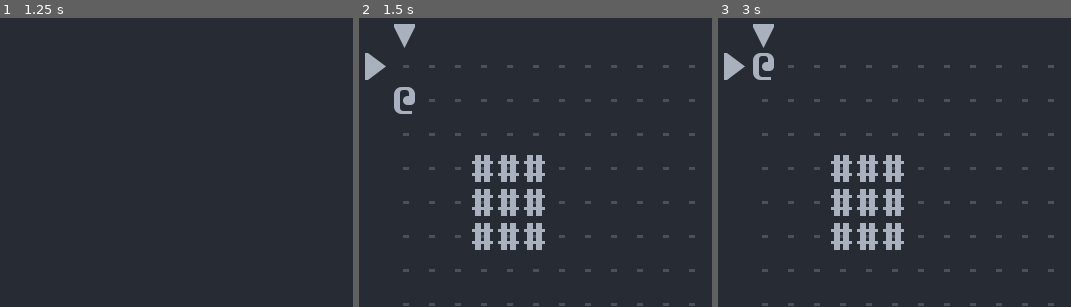
Above: before the commit, frames 1-3 (left to right).
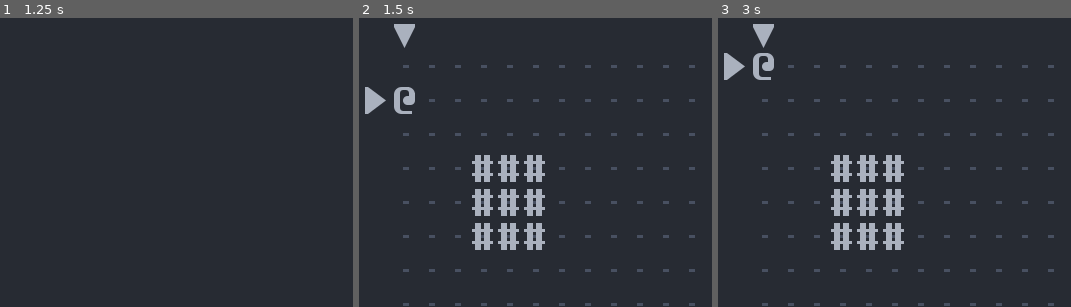
Above: after the commit, the same moments.

Repository: Bozar/OneMoreLevel
Game: Godot game, scene res://scene/main/MainScene.tscn
Same seed, same stepped clock (60 frames per second), same inputs: the game is played once before the commit and once after it.
Inputs:
- Up to frame 1 (1.25 s): tap Space (init_world) at 0.5, 0.6 s; hold Right (move_right) from 0.53 s (still down)
- Up to frame 2 (1.5 s): tap Space (init_world) at 1.25 s; release Right (move_right) at 1.28 s; hold Down (move_down) from 1.28 s (still down); tap . (wait) at 1.35 s
- Up to frame 3 (3 s): tap Enter at 2 s; release Down (move_down) at 2.03 s; hold Right (move_right) 2.03-2.78 s; tap Space (init_world) at 2.1, 2.75 s; hold Up (move_up) from 2.78 s (still down); tap . (wait) at 2.85 s
The pictures show only the part of the screen within x 0-50%, y 0-50%; the shares and areas given below are measured in that part.

Frame 1 is identical in both runs. In frame 2, 0.7% of the frame differs, in the area x 1-8%, y 12-34%; in frame 3, nothing differs.

Commit message:
Move arrow indicators when PC moves.

Diff:
--- a/library/SubGroupName.gd
+++ b/library/SubGroupName.gd
@@ -6,4 +6,5 @@
 const FLOOR: String = "floor"
 const WALL: String = "wall"
 
-const ARROW: String = "arrow"
+const ARROW_X: String = "arrow_x"
+const ARROW_Y: String = "arrow_y"
--- a/scene/main/DungeonBoard.gd
+++ b/scene/main/DungeonBoard.gd
@@ -3,10 +3,14 @@
 
 var _new_DungeonSize := preload("res://library/DungeonSize.gd").new()
 var _new_MainGroupName := preload("res://library/MainGroupName.gd").new()
+var _new_SubGroupName := preload("res://library/SubGroupName.gd").new()
 var _new_ConvertCoord := preload("res://library/ConvertCoord.gd").new()
 
 # <main_group: String, <column: int, [sprite]>>
 var _sprite_dict: Dictionary
+var _arrow_x: Sprite
+var _arrow_y: Sprite
+
 var _valid_main_groups: Array = [
 	_new_MainGroupName.ACTOR, _new_MainGroupName.BUILDING
 ]
@@ -41,11 +45,25 @@
 	_sprite_dict[main_group][target[0]][target[1]] = sprite
 	sprite.position = _new_ConvertCoord.index_to_vector(target[0], target[1])
 
+	# Move arrow indicators when PC moves.
+	if sprite.is_in_group(_new_SubGroupName.PC):
+		_arrow_x.position.x = sprite.position.x
+		_arrow_y.position.y = sprite.position.y
+
 
 func _on_InitWorld_sprite_created(new_sprite: Sprite) -> void:
 	var pos: Array
 	var group: String
 
+	# Save references to arrow indicators.
+	if new_sprite.is_in_group(_new_MainGroupName.INDICATOR):
+		if new_sprite.is_in_group(_new_SubGroupName.ARROW_X):
+			_arrow_x = new_sprite
+		elif new_sprite.is_in_group(_new_SubGroupName.ARROW_Y):
+			_arrow_y = new_sprite
+		return
+
+	# Save references to dungeon sprites.
 	for mg in _valid_main_groups:
 		if new_sprite.is_in_group(mg):
 			group = mg
--- a/scene/main/InitWorld.gd
+++ b/scene/main/InitWorld.gd
@@ -59,11 +59,11 @@
 
 func _init_indicator(x: int, y: int) -> void:
 	_create_sprite(ArrowX,
-			_new_MainGroupName.INDICATOR, _new_SubGroupName.ARROW,
+			_new_MainGroupName.INDICATOR, _new_SubGroupName.ARROW_X,
+			x, 0, 0, -_new_DungeonSize.ARROW_MARGIN)
+	_create_sprite(ArrowY,
+			_new_MainGroupName.INDICATOR, _new_SubGroupName.ARROW_Y,
 			0, y, -_new_DungeonSize.ARROW_MARGIN)
-	_create_sprite(ArrowY,
-			_new_MainGroupName.INDICATOR, _new_SubGroupName.ARROW,
-			x, 0, 0, -_new_DungeonSize.ARROW_MARGIN)
 
 
 func _create_sprite(prefab: PackedScene, main_group: String, sub_group: String,
--- a/sprite/ArrowX.tscn
+++ b/sprite/ArrowX.tscn
@@ -5,7 +5,7 @@
 [sub_resource type="AtlasTexture" id=1]
 flags = 4
 atlas = ExtResource( 1 )
-region = Rect2( 0, 36, 24, 36 )
+region = Rect2( 360, 36, 24, 36 )
 
 [node name="ArrowX" type="Sprite"]
 modulate = Color( 0.670588, 0.698039, 0.74902, 1 )
--- a/sprite/ArrowY.tscn
+++ b/sprite/ArrowY.tscn
@@ -5,7 +5,7 @@
 [sub_resource type="AtlasTexture" id=1]
 flags = 4
 atlas = ExtResource( 1 )
-region = Rect2( 360, 36, 24, 36 )
+region = Rect2( 0, 36, 24, 36 )
 
 [node name="ArrowY" type="Sprite"]
 modulate = Color( 0.670588, 0.698039, 0.74902, 1 )
